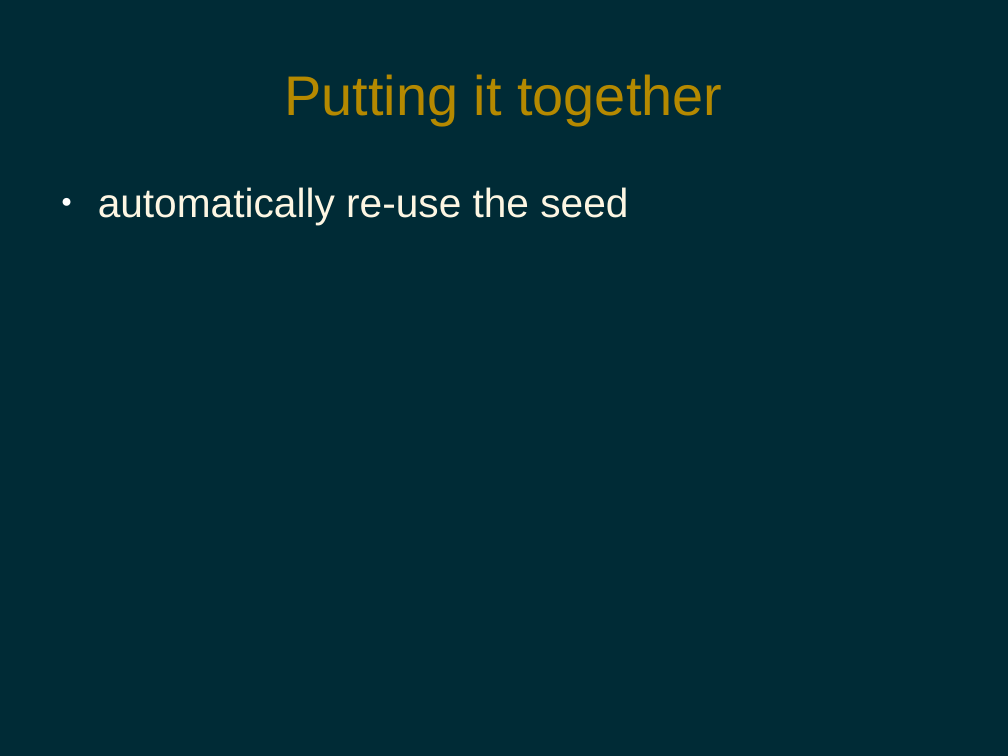
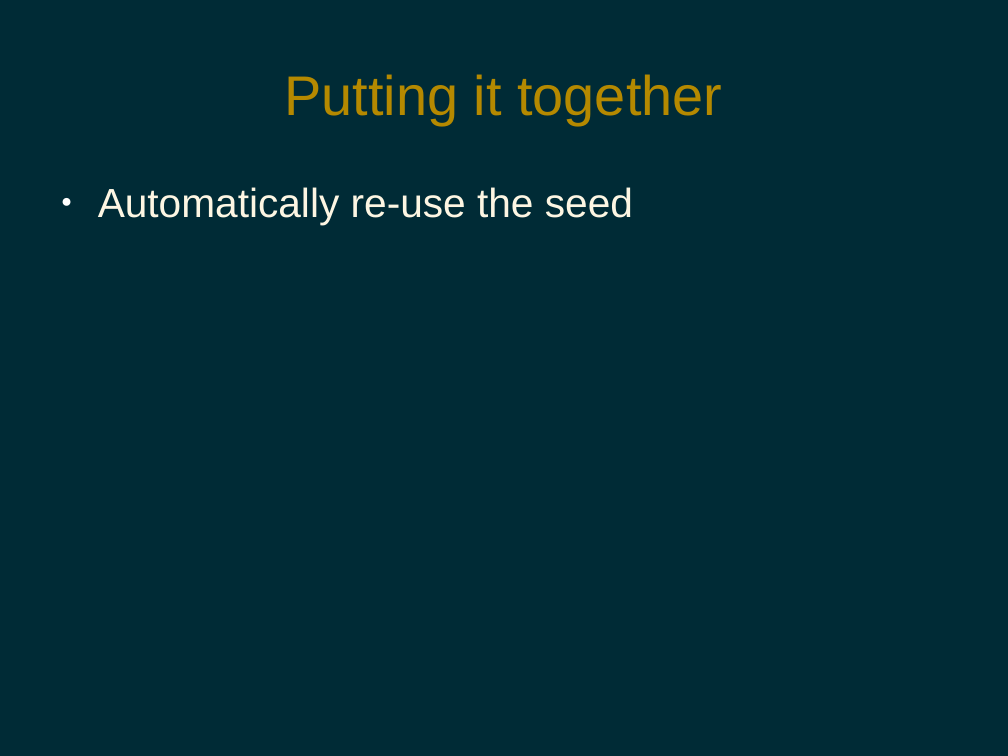
Before and after one commit to pdg137/randomness-pres, a slide deck: slide 11 of randomness.odp (slide 15 before the commit). Drawn at 1008x756 pixels with LibreOffice and Linux fonts; fonts in the diff are those of the drawing. Boxes give left, top, right and bottom in pixels: in the first picture for what was removed or moved away, otherwise in the second. Text is boxed around its words. In the diff, an @@ line names an element or a change of style, - is before the commit and + after.

```diff
--- a/randomness.odp
+++ b/randomness.odp
@@ text at (98, 187, 633, 225): text changed @@
-● automatically re-use the seed
+● Automatically re-use the seed
```
Also in this commit, not shown: 6 other slides changed, 1 slide added, 5 slides removed, 3 other files.
